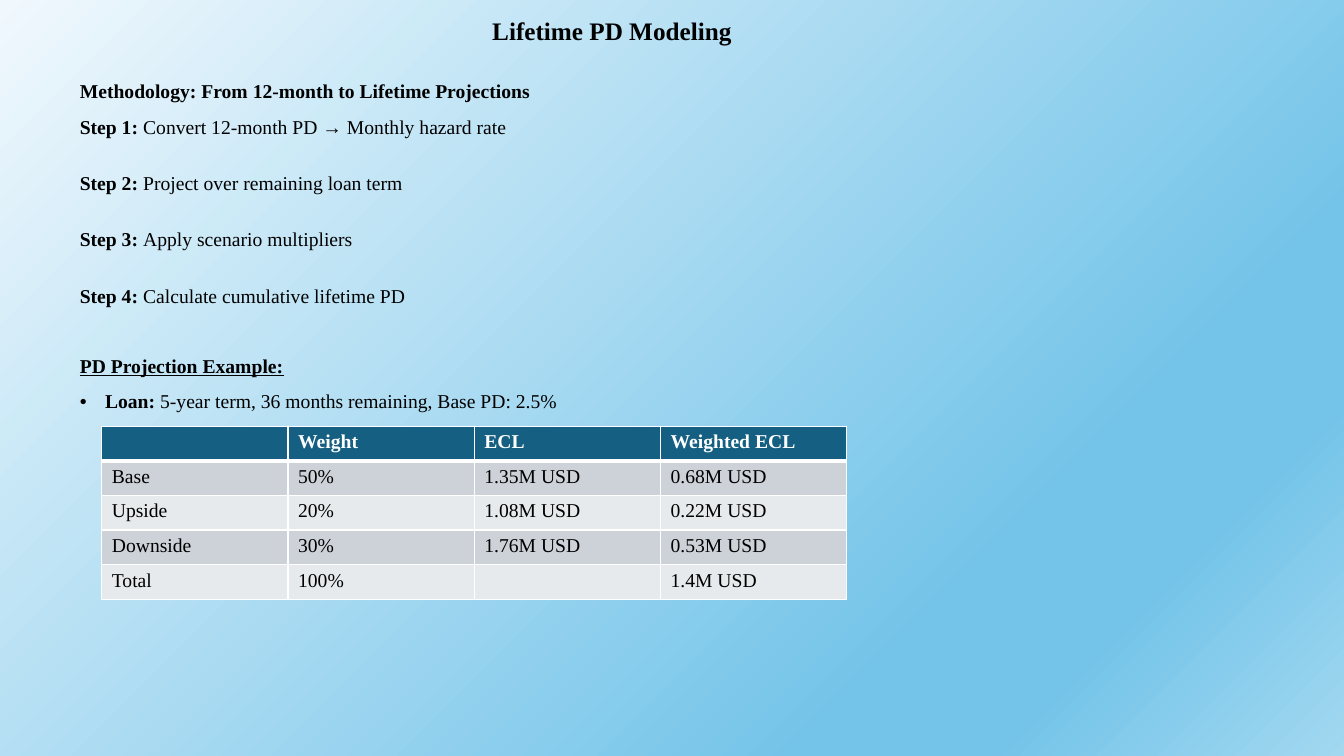
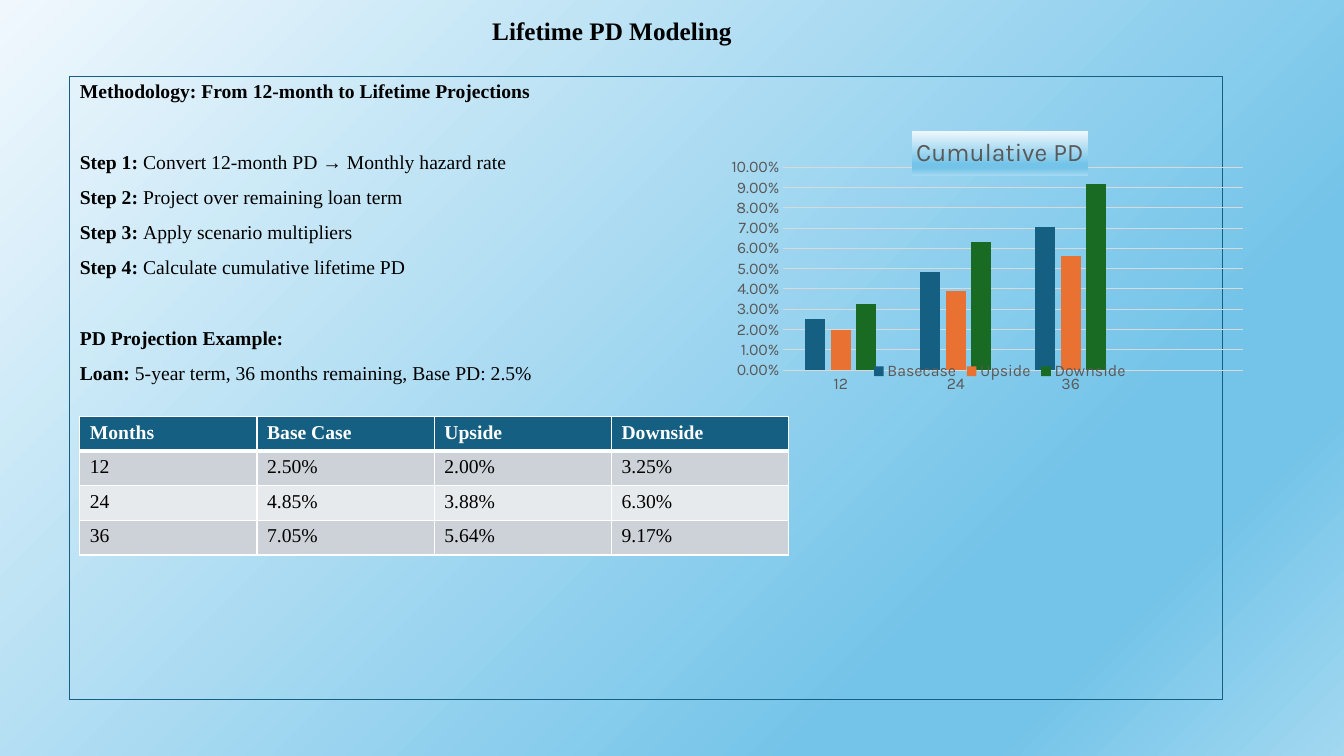
Before and after one commit to sampathkore4444/IFRS9-Engine, a slide deck: slide 7 of IFRS Engine.pptx. Drawn at 1344x756 pixels with LibreOffice and Linux fonts; fonts in the diff are those of the drawing. Boxes give left, top, right and bottom in pixels: in the first picture for what was removed or moved away, otherwise in the second. Text is boxed around its words. In the diff, an @@ line names an element or a change of style, - is before the commit and + after.

```diff
--- a/IFRS Engine.pptx
+++ b/IFRS Engine.pptx
@@ text "Methodology: From 12-month to Lifetime ...": place and size @@
-text "Methodology: From 12-month to Lifetime ..." at [80,84,557,413]
+text "Methodology: From 12-month to Lifetime ..." at [70,77,1223,700]
@@ text "Methodology: From 12-month to Lifetime ..." at [70,77,1223,700]: outline none to #156082 0.75 pt @@
@@ column chart added at [732,120,1244,393] @@
+title "Cumulative PD "
+categories: 12, 24, 36, 
+Basecase: 0.025, 0.049, 0.07, -
+Upside: 0.02, 0.039, 0.056, -
+Downside: 0.033, 0.063, 0.092, -
@@ text at [80,331,532,385]: underline off in "PD Projection Example:"; bullet • to none @@
@@ table at [80,416,789,555] @@
-row 1:  | Weight | ECL | Weighted ECL
-row 2: Base | 50% | 1.35M USD | 0.68M USD
-row 3: Upside | 20% | 1.08M USD | 0.22M USD
-row 4: Downside | 30% | 1.76M USD | 0.53M USD
-row 5: Total | 100% |  | 1.4M USD
+row 1: Months | Base Case | Upside | Downside
+row 2: 12 | 2.50% | 2.00% | 3.25%
+row 3: 24 | 4.85% | 3.88% | 6.30%
+row 4: 36 | 7.05% | 5.64% | 9.17%
@@ table: place and size @@
-table at [102,426,848,600]
+table at [80,416,789,555]
```
Also in this commit, not shown: 4 other slides changed.
